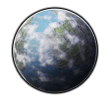
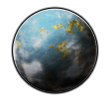
Before/after of a 112×103 layered artwork. What changed in the layer stack:
hid "Layer 22" over [13, 9, 97, 93]
added layer "Layer 23" (overlay) in group "Plant" over [13, 9, 97, 93]
